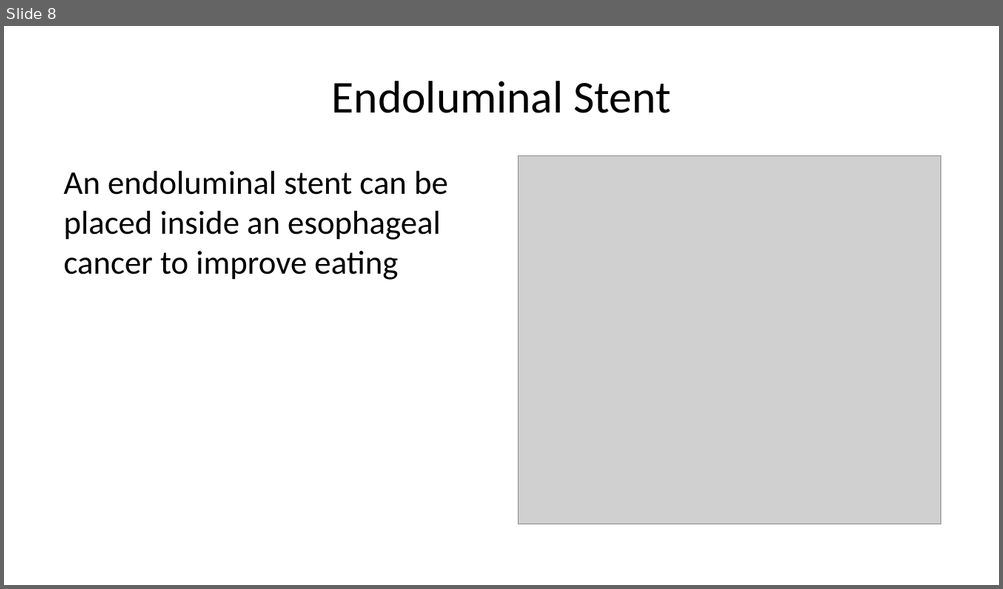
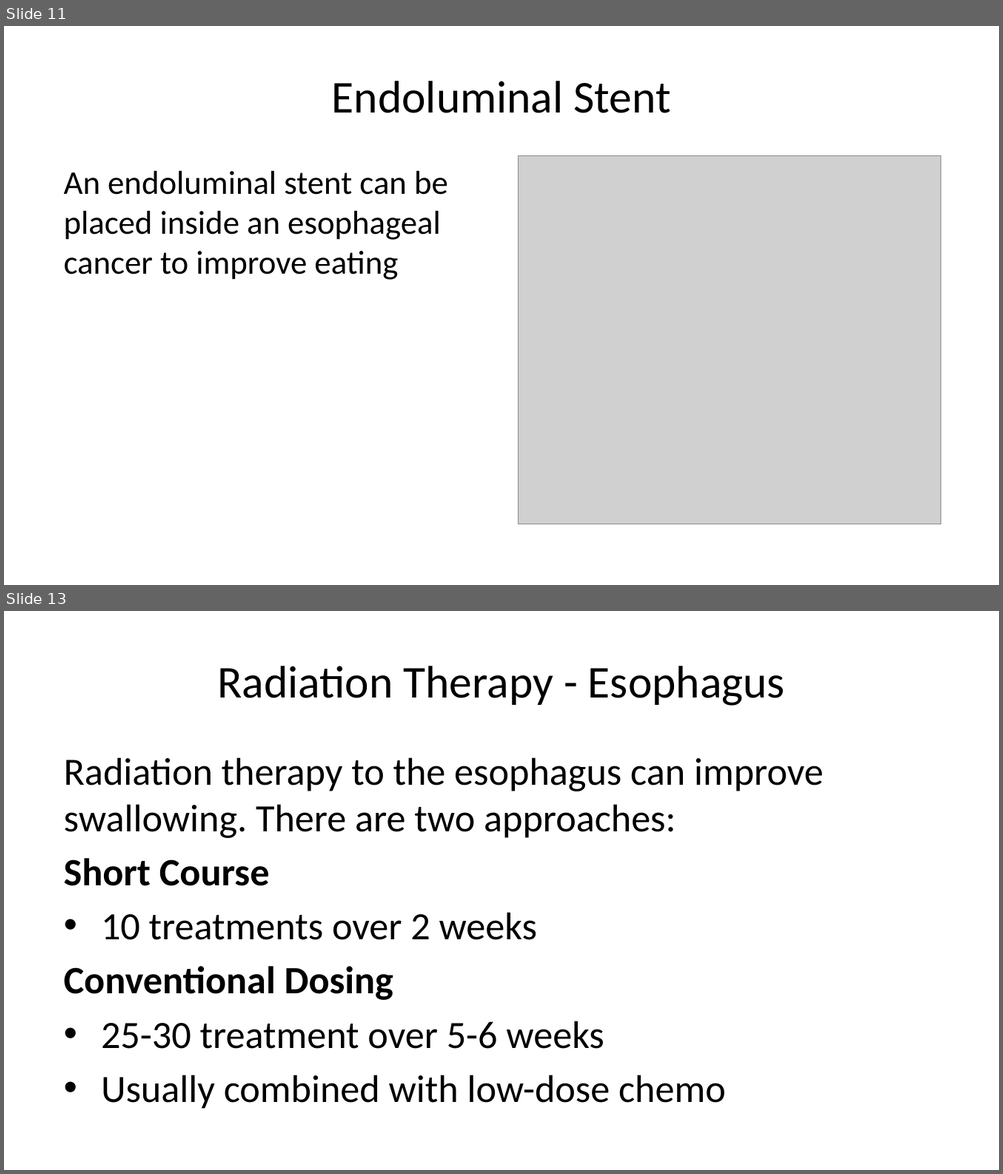
Before and after one commit to jcsalo/patient_education, a slide deck: lci_esom1.pptx. Shown one above the other, each under a label of ours: slide 8 before the commit, slides 11 and 13 after it; the slides between them are not shown. The pictures are 1003x589 and 1003x1174 pixels, drawn with LibreOffice and Linux fonts; fonts in the diff are those of the drawing; grey boxes stand for pictures. Boxes give left, top, right and bottom in pixels: in the first picture for what was removed or moved away, otherwise in the second. Text is boxed around its words. In the diff, an @@ line names an element or a change of style, - is before the commit and + after.

```diff
--- a/lci_esom1.pptx
+++ b/lci_esom1.pptx
@@ slide 13 added at bbox=[4, 611, 999, 1170], background #FFFFFF @@
@@ title added at bbox=[217, 666, 785, 706], 33 pt, text #000000 @@
+Radiation Therapy - Esophagus
@@ text added at bbox=[64, 758, 823, 1109], 28 pt, text #000000 @@
+Radiation therapy to the esophagus can improve swallowing. There are two approaches:
+Short Course
+• 10 treatments over 2 weeks
+Conventional Dosing
+• 25-30 treatment over 5-6 weeks
+• Usually combined with low-dose chemo
@@ what was slide 8 is now slide 11 @@
```
Also in this commit, not shown: 4 slides changed, 9 other slides added, 2 slides removed, 38 other files.
